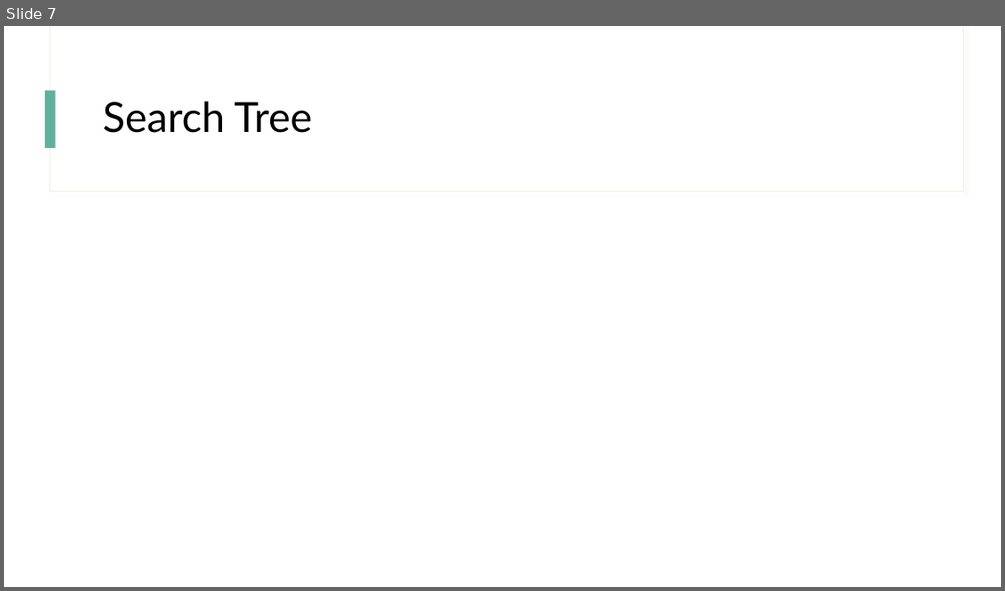
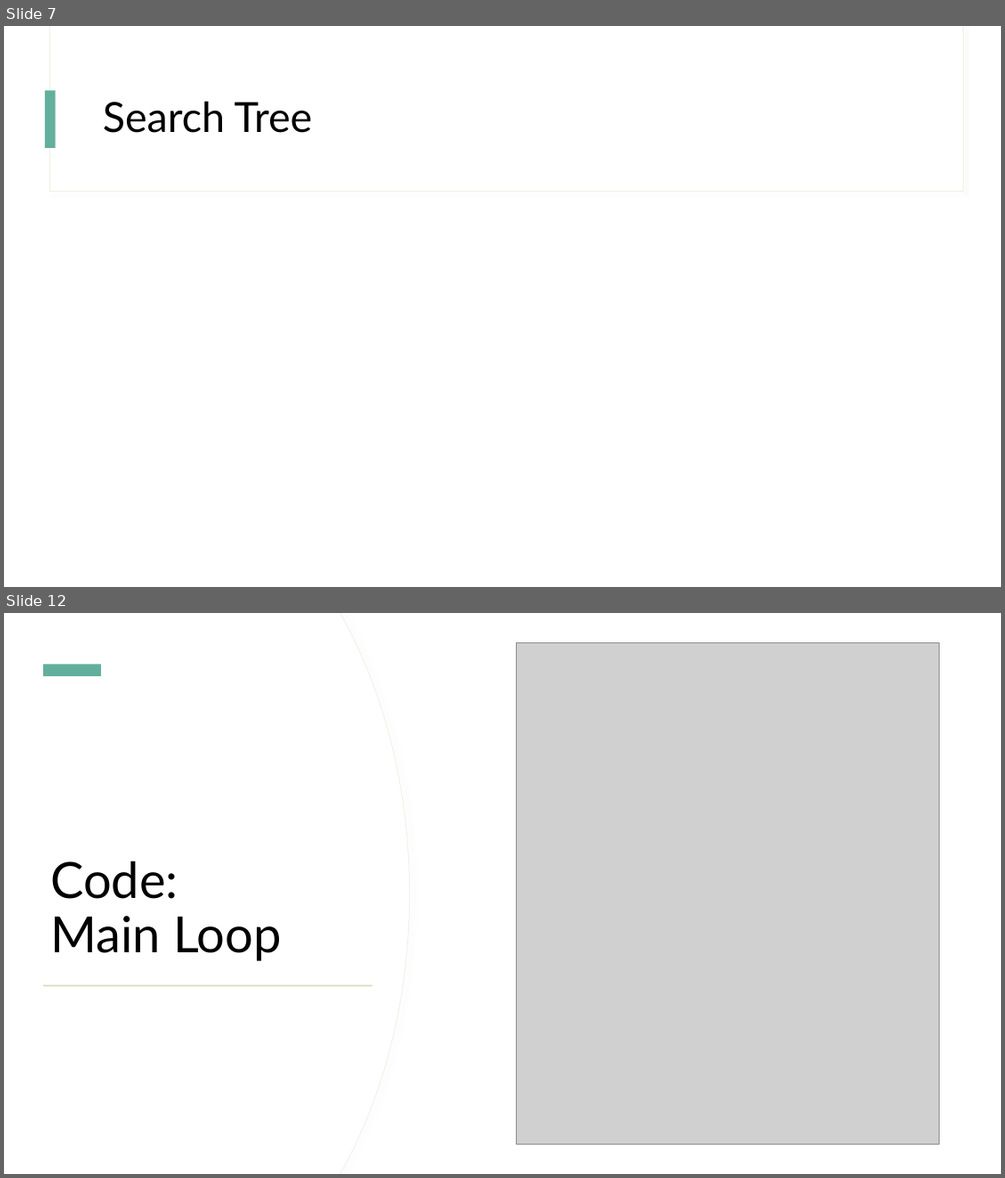
Before and after one commit to lauxpaux/Maze-Robotic-Path, a slide deck: AIAssignment2.pptx. Shown one above the other, each under a label of ours: slide 7 before the commit, slides 7 and 12 after it; the slides between them are not shown. The pictures are 1005x591 and 1005x1178 pixels, drawn with LibreOffice and Linux fonts; fonts in the diff are those of the drawing; grey boxes stand for pictures. Boxes give left, top, right and bottom in pixels: in the first picture for what was removed or moved away, otherwise in the second. Text is boxed around its words. In the diff, an @@ line names an element or a change of style, - is before the commit and + after.

```diff
--- a/AIAssignment2.pptx
+++ b/AIAssignment2.pptx
@@ slide 12 added at [4,613,1001,1174], background #FFFFFF; not listed: 2 template elements that a slide beside it also shows @@
@@ rectangle added at [4,613,1001,1174], fill #FFFFFF @@
@@ freeform shape added at [4,613,409,1174], fill #FFFFFF, outline #EFF0E5 0.75 pt @@
@@ freeform shape added at [4,613,409,1174], fill #FFFFFF @@
@@ rectangle added at [43,665,101,676], fill #63AF9D @@
@@ picture added at [517,643,939,1143] @@
@@ title added at [50,860,282,961], 48 pt, text #000000 @@
+Code:
+Main Loop
@@ rectangle added at [44,985,372,986], fill #D8DBBD @@
```
Also in this commit, not shown: 1 slide changed, 10 other slides added, 7 slides removed.
